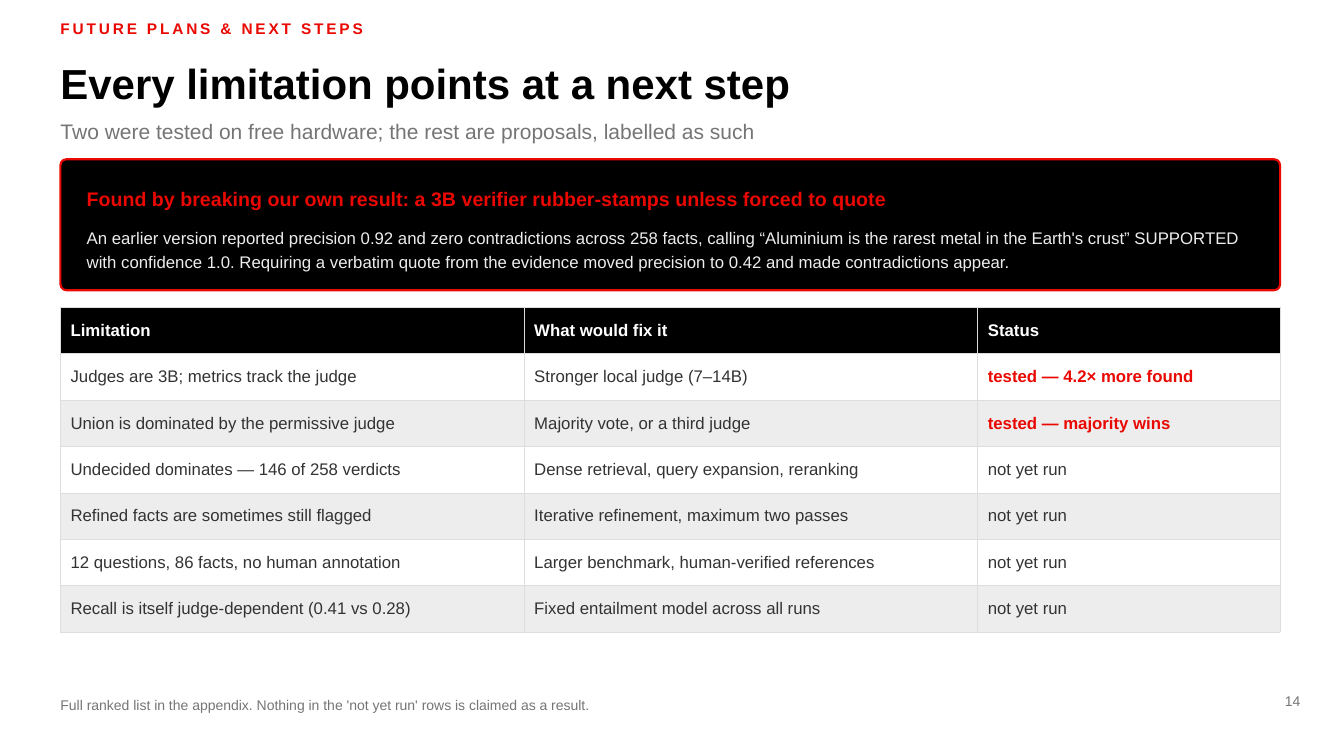
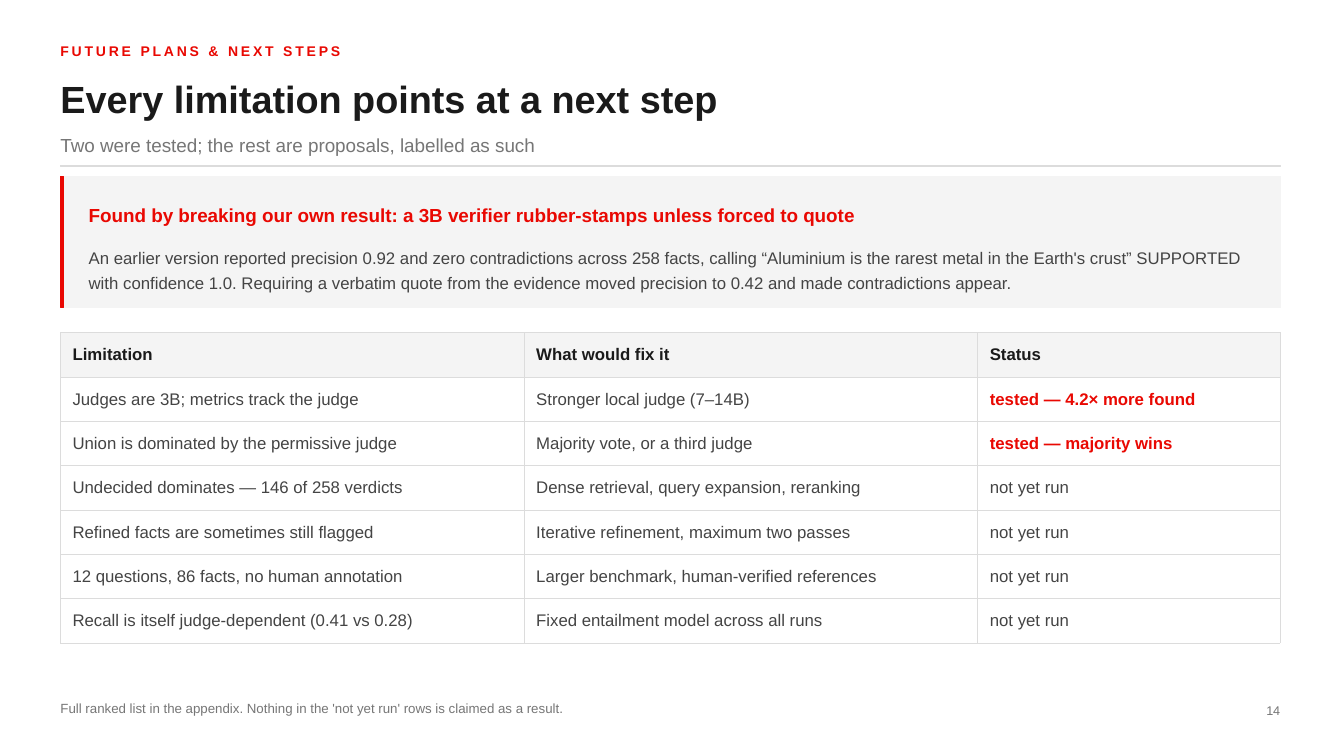
Before and after one commit to MadhavKrishna06/Verifact-Lite, a slide deck: slide 14 of presentation/VERIFACT-Lite-TTU.pptx. Drawn at 1344x756 pixels with LibreOffice and Linux fonts; fonts in the diff are those of the drawing. Boxes give left, top, right and bottom in pixels: in the first picture for what was removed or moved away, otherwise in the second. Text is boxed around its words. In the diff, an @@ line names an element or a change of style, - is before the commit and + after.

```diff
--- a/presentation/VERIFACT-Lite-TTU.pptx
+++ b/presentation/VERIFACT-Lite-TTU.pptx
@@ text "FUTURE PLANS & NEXT STEPS": place and size @@
-text "FUTURE PLANS & NEXT STEPS" at [60,23,363,34]
+text "FUTURE PLANS & NEXT STEPS" at [60,46,340,56]
@@ text "FUTURE PLANS & NEXT STEPS" at [60,46,340,56]: size 11 to 10 pt @@
@@ text "Every limitation points at a ...": place and size @@
-text "Every limitation points at a ..." at [60,68,790,107]
+text "Every limitation points at a ..." at [60,85,718,121]
@@ text "Every limitation points at a ..." at [60,85,718,121]: size 30 to 27 pt, text colour #000000 to #1A1A1A @@
@@ text at [60,138,535,156]: text changed; size 15 to 13.5 pt; text colour #757575 to #767676 @@
-Two were tested on free hardware; the rest are proposals, labelled as such
+Two were tested; the rest are proposals, labelled as such
@@ rectangle: place and size @@
-rectangle at [60,159,1280,290]
+rectangle at [60,165,1280,166]
@@ rectangle at [60,165,1280,166]: rounded rectangle to rectangle; fill #000000 to #DCDCDC; outline #E90802 1.5 pt to #DCDCDC 0.25 pt @@
@@ rectangle added at [60,176,1280,308], fill #F4F4F4, outline #F4F4F4 0.75 pt @@
@@ rectangle added at [60,176,64,308], fill #E90802, outline #E90802 0.25 pt @@
@@ text "Found by breaking our own ...": place and size @@
-text "Found by breaking our own ..." at [87,191,885,210]
+text "Found by breaking our own ..." at [89,208,854,226]
@@ text "Found by breaking our own ..." at [89,208,854,226]: size 14 to 13.5 pt @@
@@ text "An earlier version reported precision ...": place and size @@
-text "An earlier version reported precision ..." at [87,232,1238,272]
+text "An earlier version reported precision ..." at [89,252,1240,293]
@@ text "An earlier version reported precision ..." at [89,252,1240,293]: text colour #EDEDED to #444444; line spacing 1.2 to 1.25 @@
@@ table at [60,333,1280,634] @@
@@ fill #000000 to #F4F4F4 in row 1 @@
@@ fill #EDEDED to #FFFFFF in 9 cells @@
@@ text colour #FFFFFF to #1A1A1A in "Limitation", "What would fix it", "Status" @@
@@ text colour #333333 to #444444 in "Judges are 3B; metrics track the judge", "Stronger local judge (7–14B)", "Union is dominated by the permissive judge", "Majority vote, or a third judge" and 12 more places @@
@@ borders changed @@
@@ table: place and size @@
-table at [60,308,1280,622]
+table at [60,333,1280,634]
@@ text "Full ranked list in the ..." at [60,703,563,716]: size 10 to 9.5 pt, text colour #757575 to #767676 @@
@@ page number: place and size @@
-page number at [1285,696,1301,706]
+page number at [1266,706,1280,715]
@@ page number at [1266,706,1280,715]: size 10 to 9 pt, text colour #757575 to #767676 @@
```
Also in this commit, not shown: 18 other slides changed, 1 other file.
